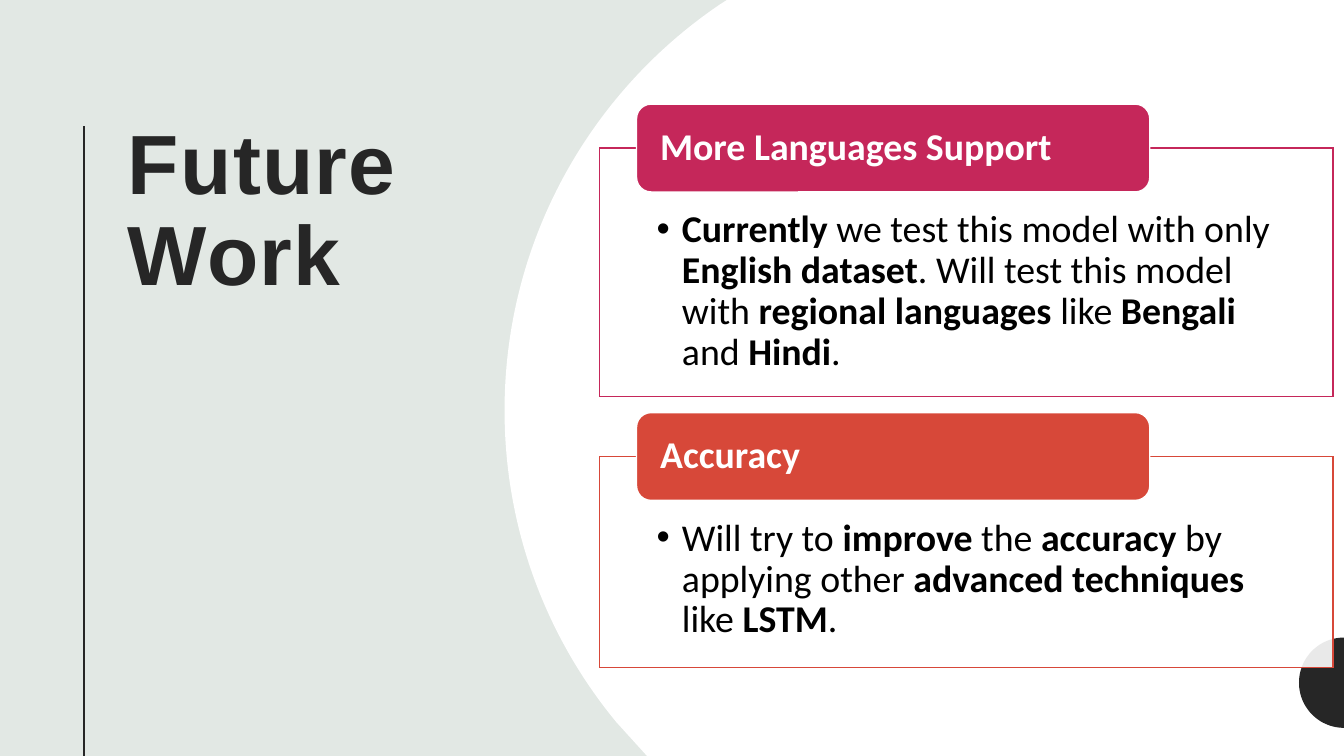
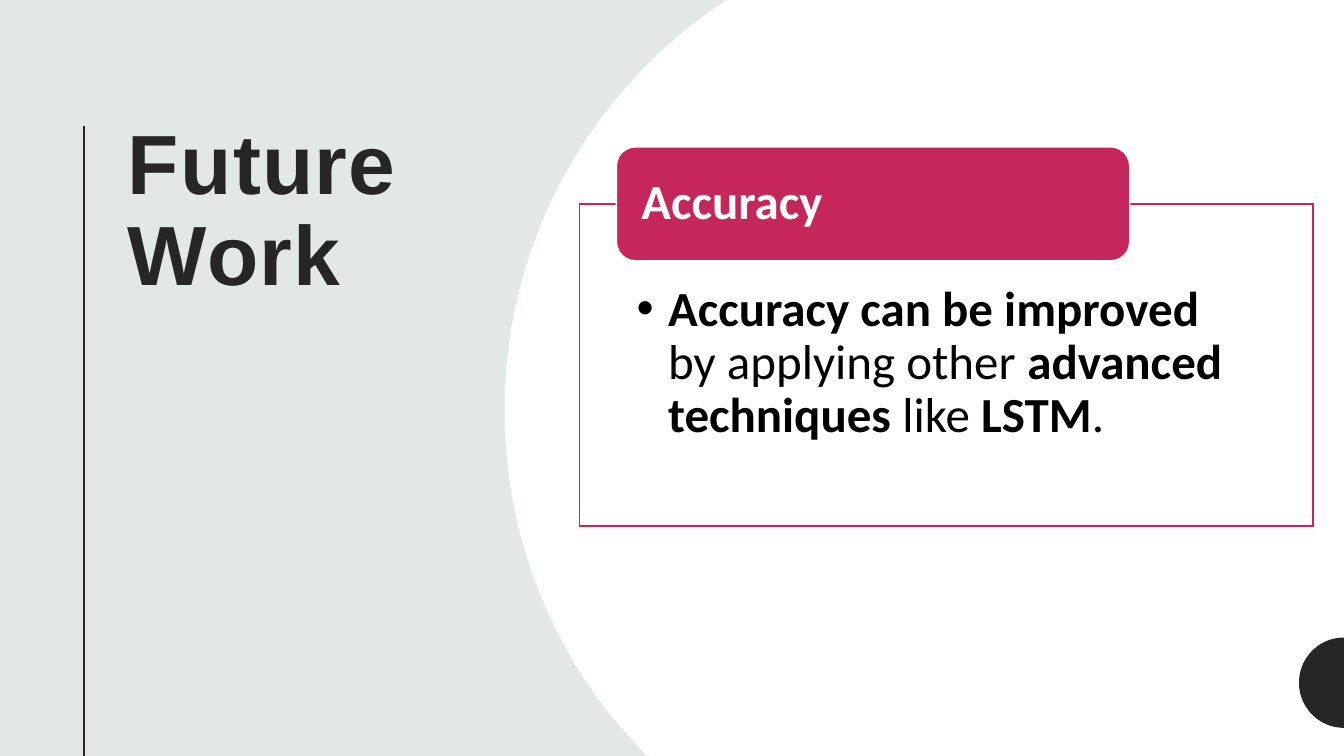
Before and after one commit to Gourav1695/BTech_major_project, a slide deck: slide 18 of BTech_Final_Project_Handwritting_analysis.pptx (slide 13 before the commit). Drawn at 1344x756 pixels with LibreOffice and Linux fonts; fonts in the diff are those of the drawing. Boxes give left, top, right and bottom in pixels: in the first picture for what was removed or moved away, otherwise in the second. Text is boxed around its words. In the diff, an @@ line names an element or a change of style, - is before the commit and + after.

```diff
--- a/BTech_Final_Project_Handwritting_analysis.pptx
+++ b/BTech_Final_Project_Handwritting_analysis.pptx
@@ rounded rectangle: place and size @@
-rounded rectangle at box(636, 104, 1149, 192)
+rounded rectangle at box(617, 147, 1130, 261)
@@ text "Accuracy": place and size @@
-text "Accuracy" at box(660, 443, 800, 474)
+text "Accuracy" at box(641, 187, 822, 227)
@@ text "Accuracy" at box(641, 187, 822, 227): size 27 to 35 pt; more space between paragraphs @@
@@ rectangle: place and size @@
-rectangle at box(600, 148, 1333, 396)
+rectangle at box(580, 204, 1313, 526)
@@ text at box(668, 291, 1222, 440): text changed; size 27 to 35 pt @@
-  • Will try to improve the accuracy by applying other advanced techniques like LSTM.
+  • Accuracy can be improved by applying other advanced techniques like LSTM.
@@ group removed at box(600, 135, 1333, 667): 2 texts, 1 rectangle, 1 rounded rectangle @@
-  • Currently we test this model with only English dataset. Will test this model with regional languages like Bengali and Hindi.
-More Languages Support
```
Also in this commit, not shown: 3 other slides changed, 6 slides added, 1 other file.
